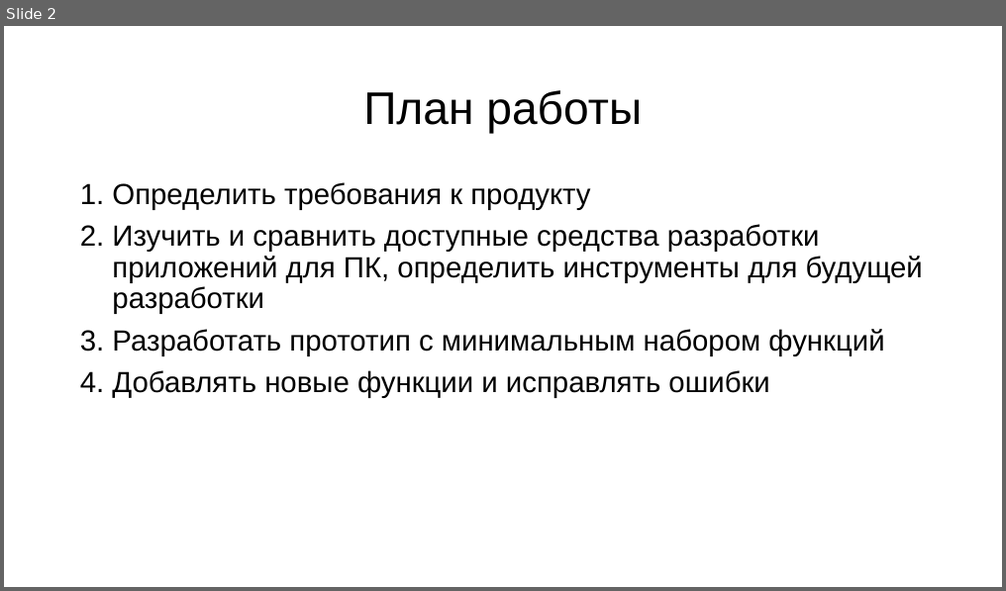
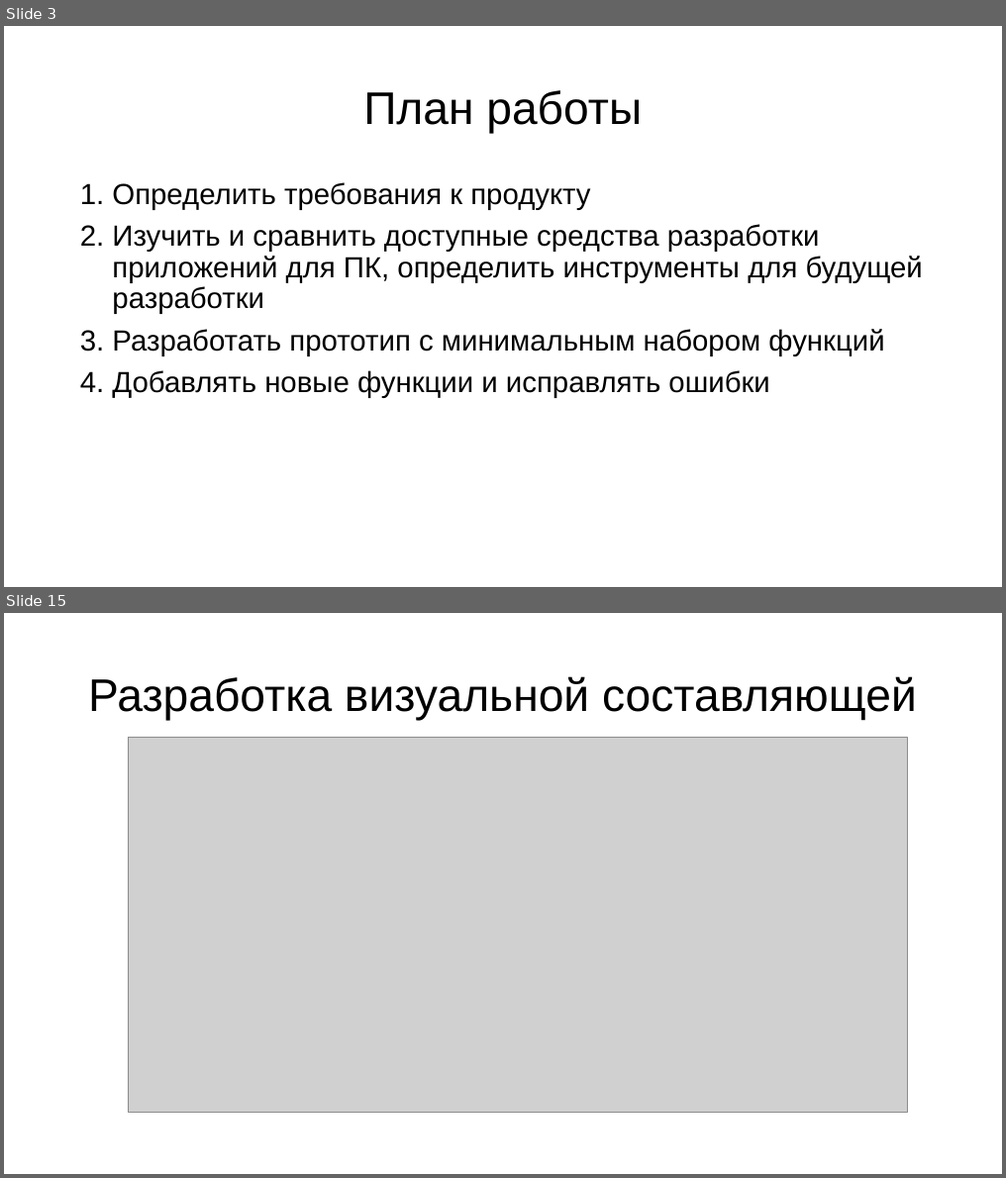
Before and after one commit to ShinyZero0/project, a slide deck: Melnik-Pavel-11A.pptx. Shown one above the other, each under a label of ours: slide 2 before the commit, slides 3 and 15 after it; the slides between them are not shown. The pictures are 1006x591 and 1006x1178 pixels, drawn with LibreOffice and Linux fonts; fonts in the diff are those of the drawing; grey boxes stand for pictures. Boxes give left, top, right and bottom in pixels: in the first picture for what was removed or moved away, otherwise in the second. Text is boxed around its words. In the diff, an @@ line names an element or a change of style, - is before the commit and + after.

```diff
--- a/Melnik-Pavel-11A.pptx
+++ b/Melnik-Pavel-11A.pptx
@@ slide 15 added at [4, 613, 1002, 1174], background #FFFFFF @@
@@ title added at [88, 676, 917, 721], 44 pt, text #000000 @@
+Разработка визуальной составляющей
@@ picture added at [128, 737, 908, 1112] @@
@@ what was slide 2 is now slide 3 @@
```
Also in this commit, not shown: 4 slides changed, 11 other slides added.
